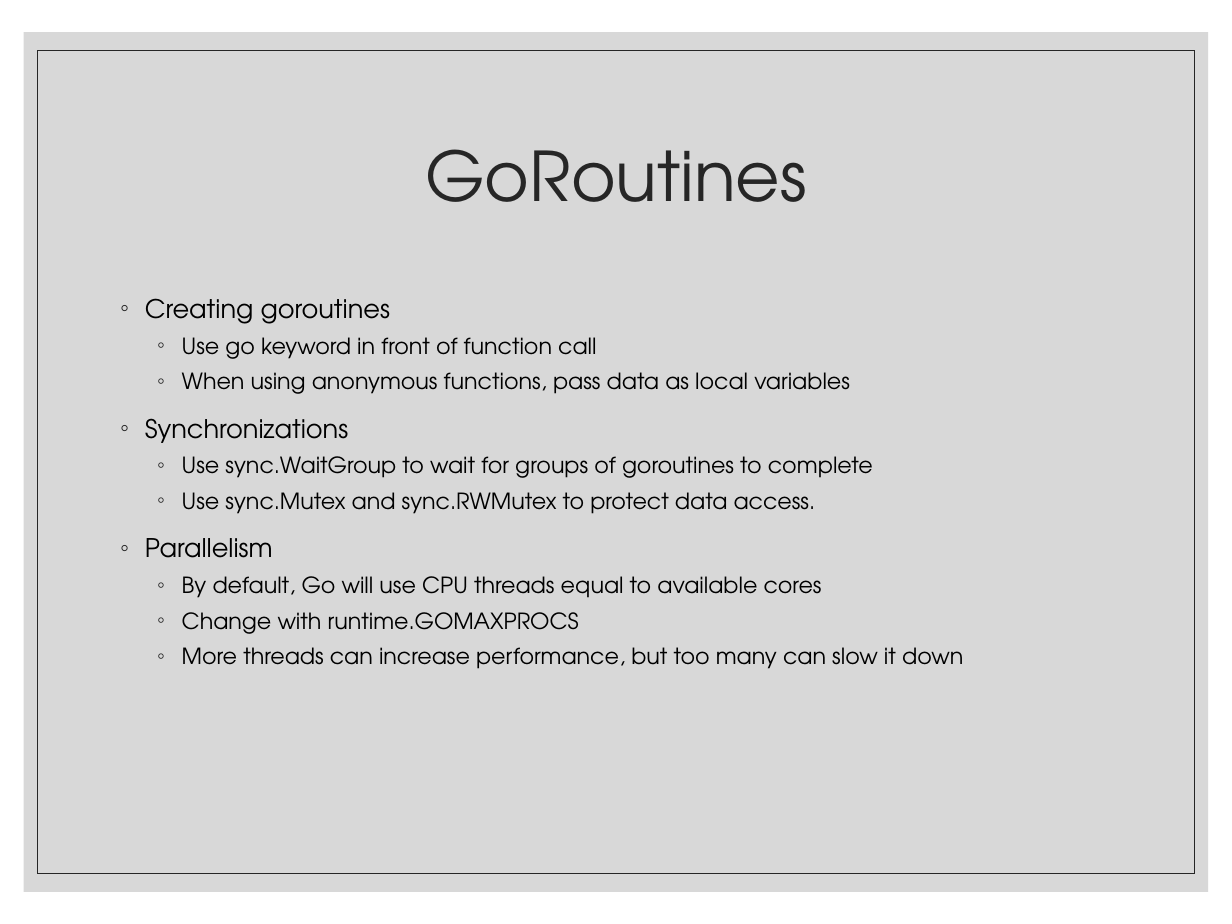
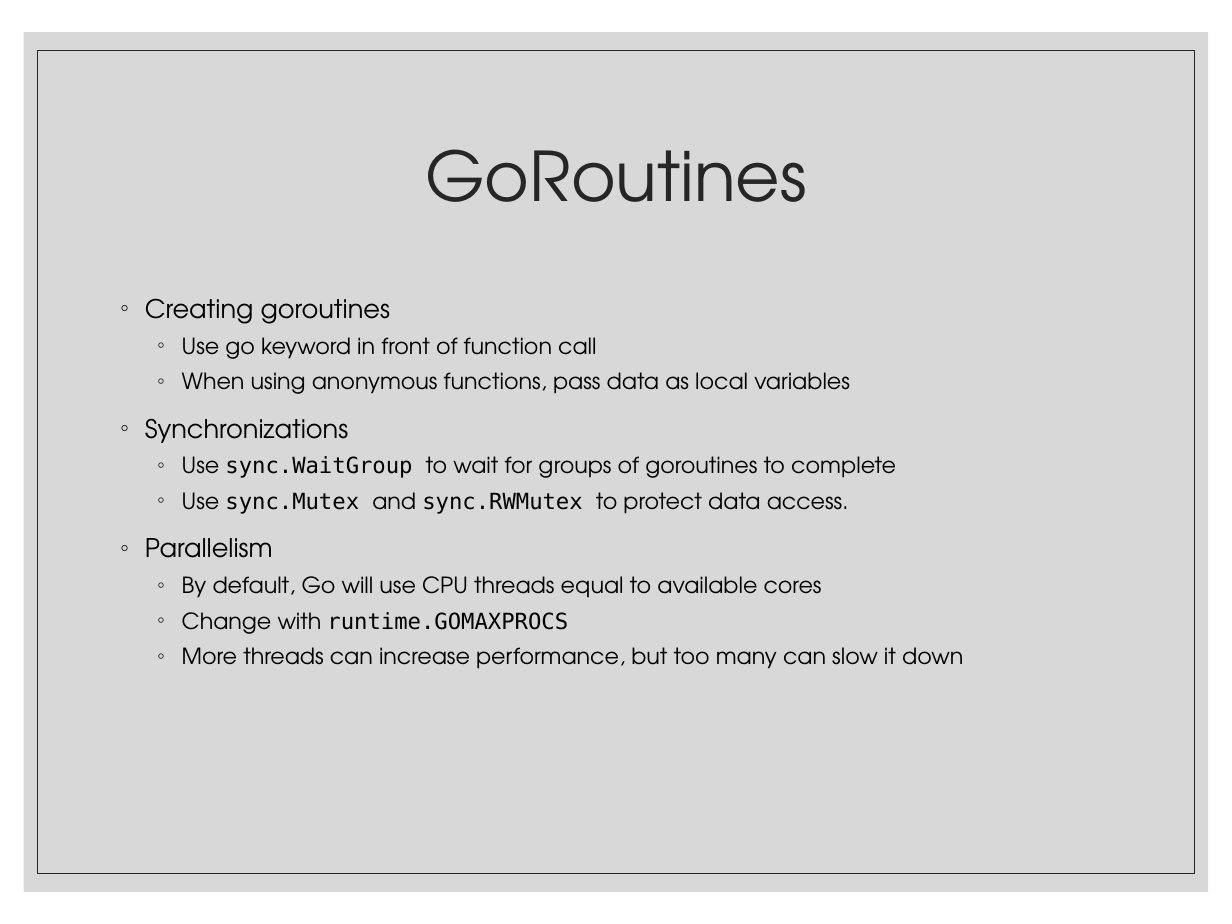
Before and after one commit to mostafa8026/ComputerProgramming-Basics, a slide deck: slide 19 of 10 - Golang 4.pptx. Drawn at 1232x924 pixels with LibreOffice and Linux fonts; fonts in the diff are those of the drawing. Boxes give left, top, right and bottom in pixels: in the first picture for what was removed or moved away, otherwise in the second. Text is boxed around its words. In the diff, an @@ line names an element or a change of style, - is before the commit and + after.

```diff
--- a/10 - Golang 4.pptx
+++ b/10 - Golang 4.pptx
@@ text at bbox=[182, 456, 896, 634]: font TeX Gyre Adventor to DejaVu Sans Mono in "sync.WaitGroup", "sync.Mutex sync.RWMutex", "runtime.GOMAXPROCS" @@
```
Also in this commit, not shown: 4 other slides changed.
